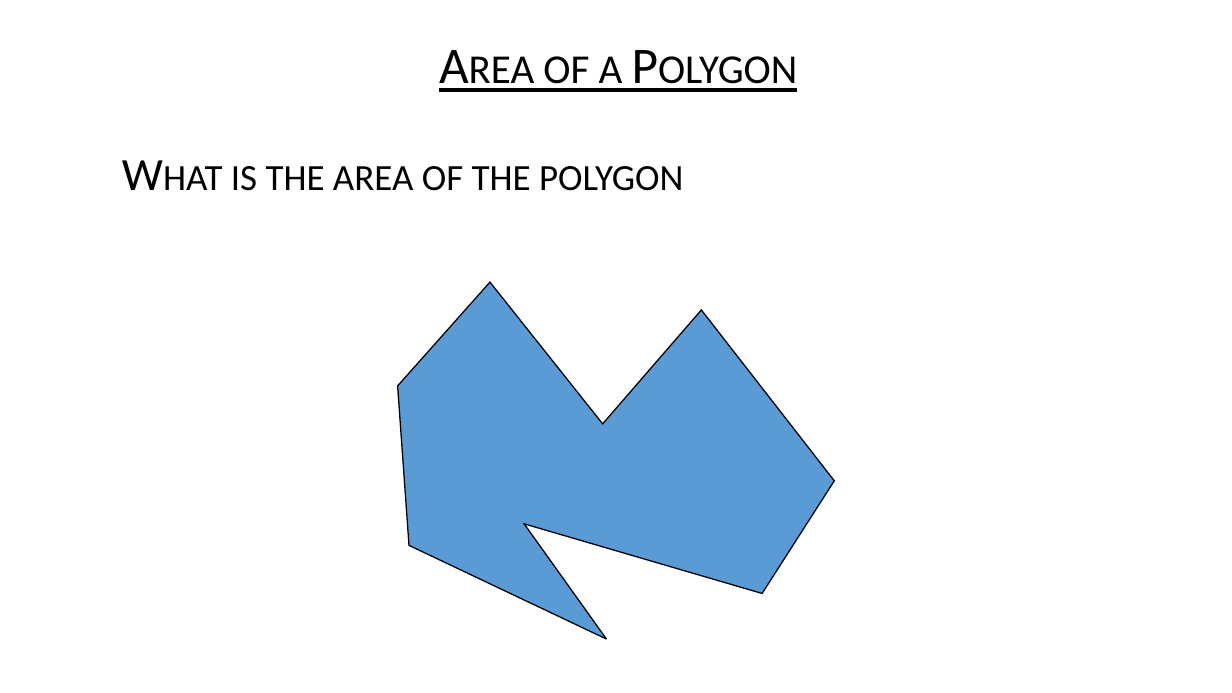
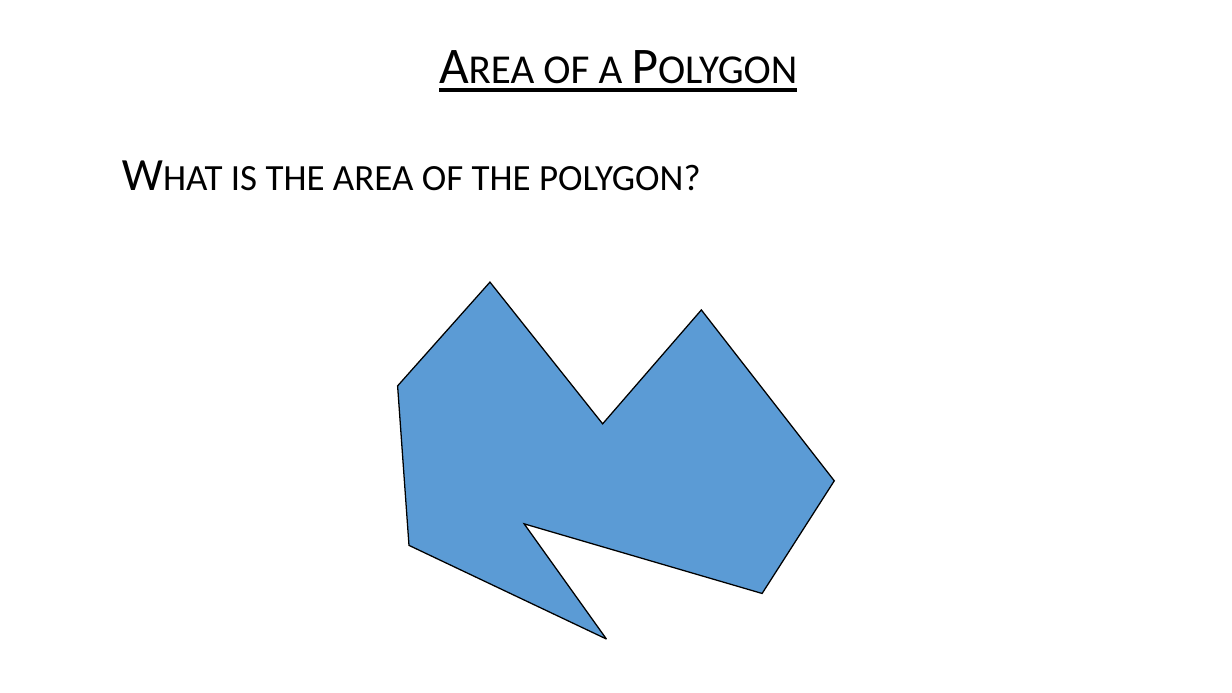
Before and after one commit to USFDataVisualization/Computational-Geometry-Lecture, a slide deck: slide 32 of M07-polygons.pptx. Drawn at 1232x693 pixels with LibreOffice and Linux fonts; fonts in the diff are those of the drawing; background and template pictures are left out. Boxes give left, top, right and bottom in pixels: in the first picture for what was removed or moved away, otherwise in the second. Text is boxed around its words. In the diff, an @@ line names an element or a change of style, - is before the commit and + after.

```diff
--- a/M07-polygons.pptx
+++ b/M07-polygons.pptx
@@ text at (x1=231, y1=164, x2=701, y2=191): text changed @@
-• What is the area of the polygon
+• What is the area of the polygon?
```
Also in this commit, not shown: 33 other files.
